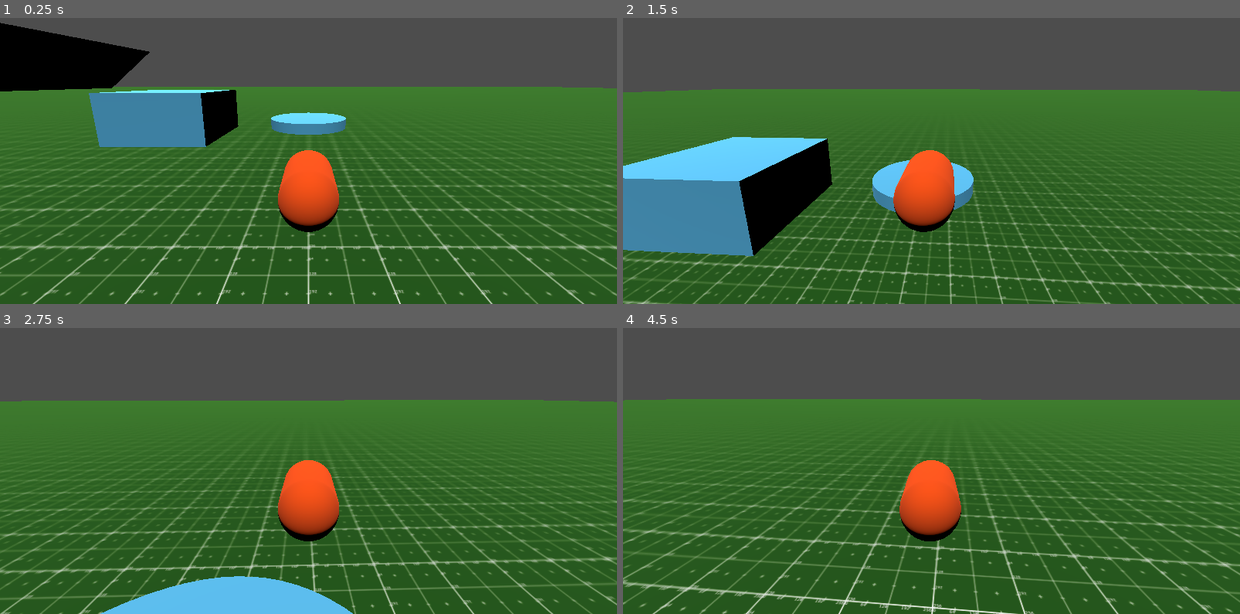
Above: before the commit, frames 1-4 (two rows, left to right).
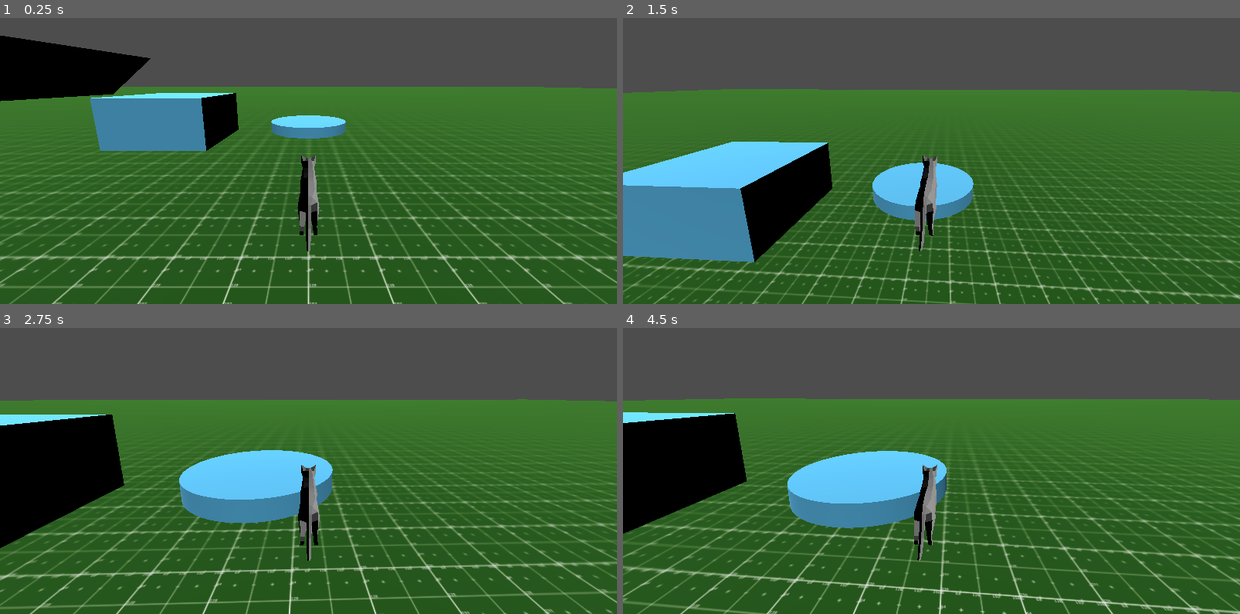
Above: after the commit, the same moments.

Repository: programerski-klub-fmf/cats-game
Game: Godot game, scene res://level/level.tscn
The game is run twice, just before and just after one commit, with the same random seed, the same clock (stepped at 60 frames per second) and the same inputs.
Inputs (mouse positions are in pixels of both pictures, inside the frame that each line leads up to):
- Up to frame 1 (0.25 s): no input
- Up to frame 2 (1.5 s): tap Enter at 0.5 s; move the mouse to (962, 129) at 0.52 s; hold Shift (run) 0.53-1.28 s; hold W (forwards) from 0.53 s (still down); tap Space (jump) at 0.77 s; move the mouse to (900, 132) at 1.27 s; tap Shift (run) at 1.35 s
- Up to frame 3 (2.75 s): keep holding W (forwards); tap Space (jump) at 1.52 s; move the mouse to (320, 433) at 2.02 s; hold Shift (run) from 2.03 s (still down)
- Up to frame 4 (4.5 s): keep holding W (forwards); move the mouse to (925, 445) at 2.77 s; release Shift (run) at 2.78 s; tap Shift (run) at 2.85, 4.35 s; tap Space (jump) at 3.02, 3.77 s; move the mouse to (974, 445) at 3.52 s; hold Shift (run) 3.53-4.28 s; move the mouse to (882, 436) at 4.27 s

The runs differ from the first frame. In frame 1, 17% of the frame differs, in the area x 0-100%, y 1-100%; in frame 2, 13%; in frame 3, 26%, in the area x 0-100%, y 24-100%; in frame 4, 24%.

Commit message:
Mesh macke

Diff:
--- a/player/player.tscn
+++ b/player/player.tscn
@@ -1,6 +1,7 @@
-[gd_scene load_steps=11 format=3 uid="uid://43wunqncjbf3"]
+[gd_scene load_steps=10 format=3 uid="uid://43wunqncjbf3"]
 
 [ext_resource type="Script" path="res://player/player.gd" id="1_v2xxb"]
+[ext_resource type="ArrayMesh" uid="uid://d23x5privb0l" path="res://assets/meshes/ORIGAMI_Chat_Free.obj" id="2_3biyc"]
 [ext_resource type="Script" path="res://player/player_state_machine.gd" id="2_xdkyd"]
 [ext_resource type="Script" path="res://player/states/on_ground/idle.gd" id="3_ycye7"]
 [ext_resource type="Script" path="res://player/states/in_air/jump.gd" id="4_67ksm"]
@@ -8,23 +9,18 @@
 [ext_resource type="Script" path="res://player/states/on_ground/run.gd" id="6_laxlk"]
 [ext_resource type="Script" path="res://player/states/in_air/fall.gd" id="7_htx02"]
 
-[sub_resource type="StandardMaterial3D" id="StandardMaterial3D_e2a1n"]
-albedo_color = Color(0.988235, 0.313726, 0, 1)
-
-[sub_resource type="CapsuleMesh" id="CapsuleMesh_1y5s7"]
-material = SubResource("StandardMaterial3D_e2a1n")
-
 [sub_resource type="CapsuleShape3D" id="CapsuleShape3D_j0fku"]
+radius = 0.421008
 
 [node name="Player" type="CharacterBody3D"]
 script = ExtResource("1_v2xxb")
 
 [node name="MeshInstance3D" type="MeshInstance3D" parent="."]
-transform = Transform3D(1, 0, 0, 0, -4.37114e-08, -1, 0, 1, -4.37114e-08, 0, 0.677445, 0)
-mesh = SubResource("CapsuleMesh_1y5s7")
+transform = Transform3D(-0.03, -4.828e-23, -4.52987e-09, 0, 0.03, -3.19744e-16, 4.52987e-09, -3.19744e-16, -0.03, 0, 0.00107408, 0.114194)
+mesh = ExtResource("2_3biyc")
 
 [node name="CollisionShape3D" type="CollisionShape3D" parent="."]
-transform = Transform3D(1, 0, 0, 0, -4.37114e-08, -1, 0, 1, -4.37114e-08, 0, 0.677445, 0)
+transform = Transform3D(0.6, 0, 0, 0, -2.62268e-08, -0.6, 0, 0.6, -2.62268e-08, 0, 0.251838, 0)
 shape = SubResource("CapsuleShape3D_j0fku")
 
 [node name="PlayerStateMachine" type="Node" parent="."]
Not shown, added: assets/meshes/ORIGAMI_Chat_Free.obj
Not shown, added: assets/meshes/ORIGAMI_Chat_Free.obj.import
